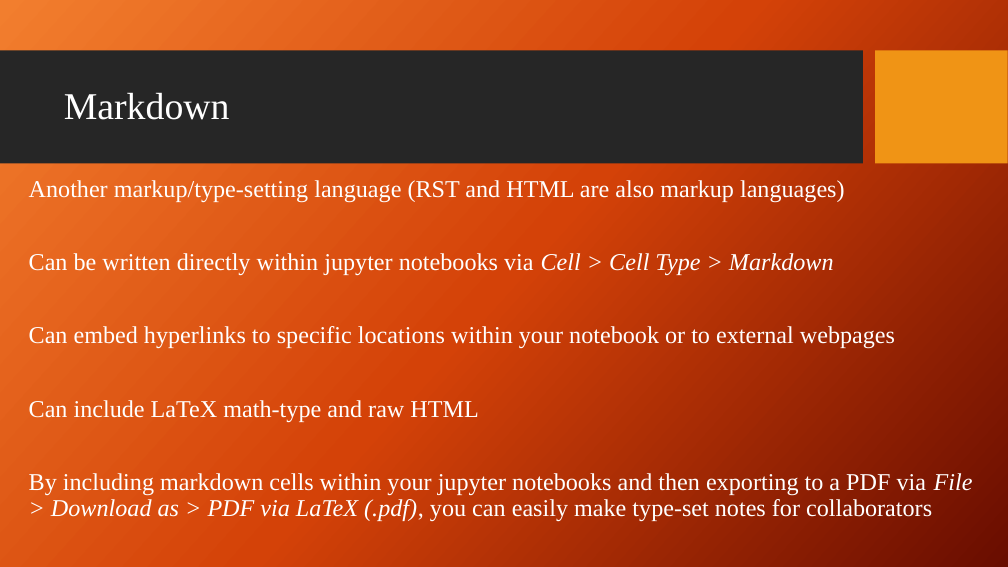
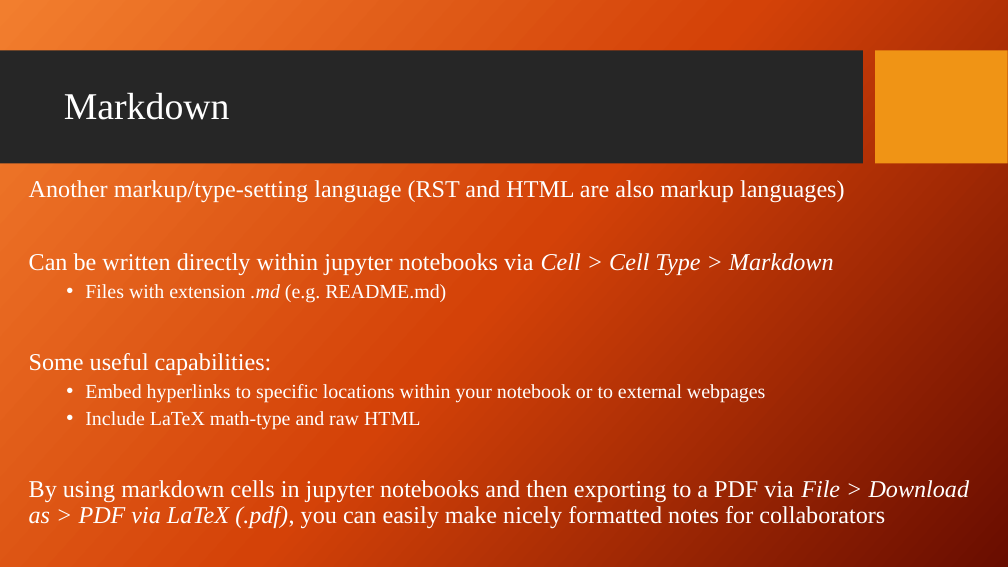
Before and after one commit to giganano/PythonBootcamp, a slide deck: slide 12 of slides/rst.pptx. Drawn at 1008x567 pixels with LibreOffice and Linux fonts; fonts in the diff are those of the drawing; background and template pictures are left out. Boxes give left, top, right and bottom in pixels: in the first picture for what was removed or moved away, otherwise in the second. Text is boxed around its words. In the diff, an @@ line names an element or a change of style, - is before the commit and + after.

```diff
--- a/slides/rst.pptx
+++ b/slides/rst.pptx
@@ text at box(29, 284, 970, 529): text changed @@
-Can embed hyperlinks to specific locations within your notebook or to external webpages
-Can include LaTeX math-type and raw HTML
-By including markdown cells within your jupyter notebooks and then exporting to a PDF via File > Download as > PDF via LaTeX (.pdf), you can easily make type-set notes for collaborators
+  • Files with extension .md (e.g. README.md)
+Some useful capabilities:
+  • Embed hyperlinks to specific locations within your notebook or to external webpages
+  • Include LaTeX math-type and raw HTML
+By using markdown cells in jupyter notebooks and then exporting to a PDF via File > Download as > PDF via LaTeX (.pdf), you can easily make nicely formatted notes for collaborators
```
Also in this commit, not shown: 3 other files.
